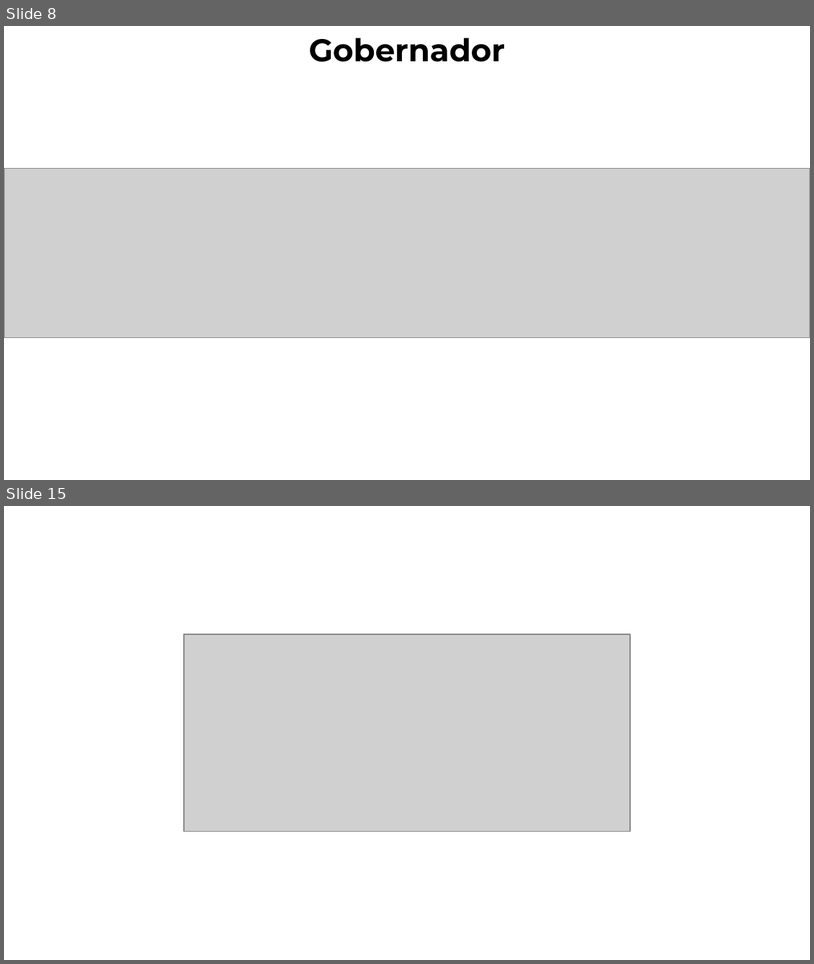
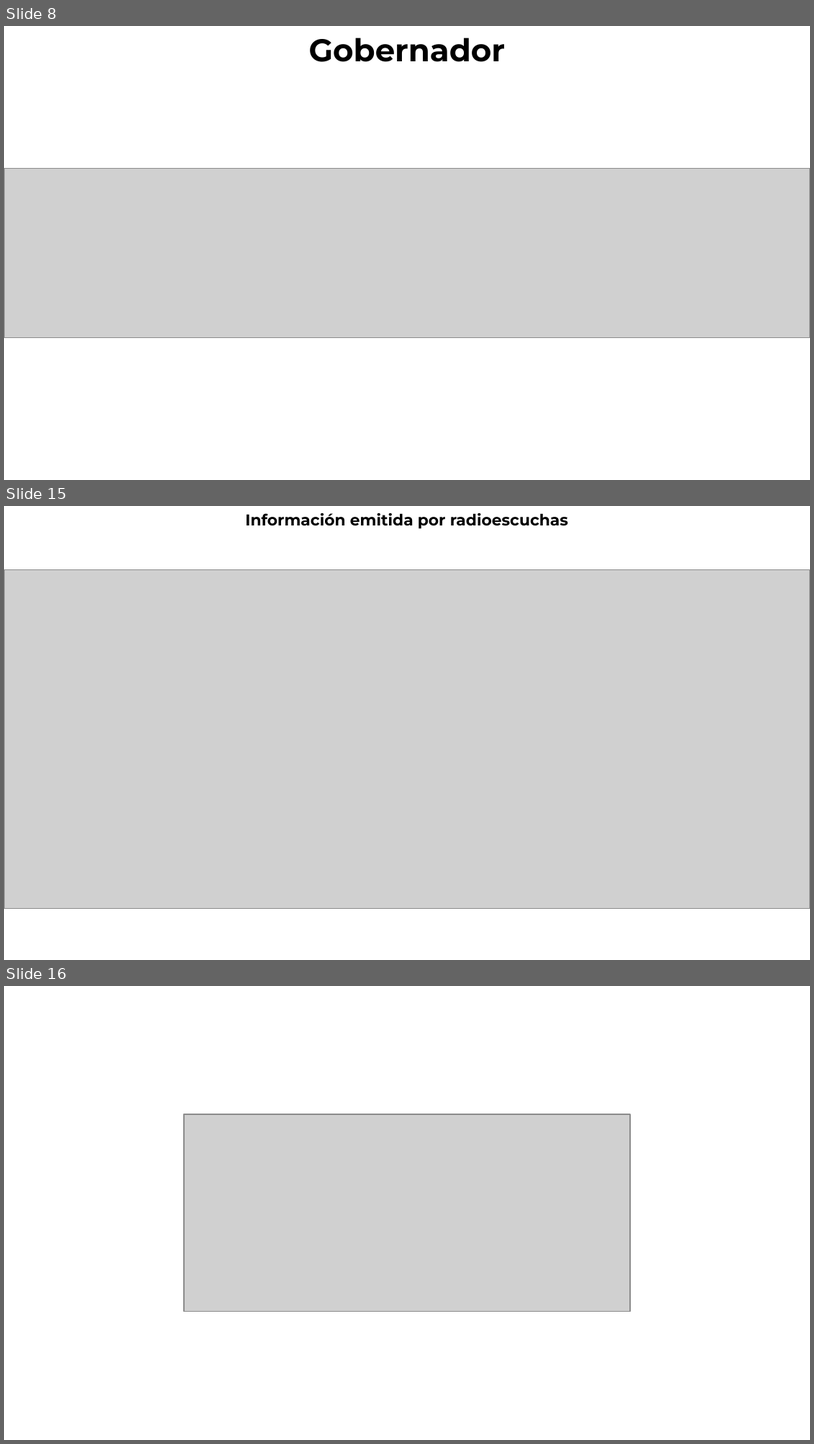
Before and after one commit to thelonious9/Reporteportadas, a slide deck: Reporte 210526.pptx. Shown one above the other, each under a label of ours: slides 8 and 15 before the commit, slides 8, 15 and 16 after it; the slides between them are not shown. The pictures are 814x964 and 814x1444 pixels, drawn with LibreOffice and Linux fonts; fonts in the diff are those of the drawing; grey boxes stand for pictures; background and template pictures are left out. Boxes give left, top, right and bottom in pixels: in the first picture for what was removed or moved away, otherwise in the second. Text is boxed around its words. In the diff, an @@ line names an element or a change of style, - is before the commit and + after.

```diff
--- a/Reporte 210526.pptx
+++ b/Reporte 210526.pptx
@@ slide 15 added at [4, 506, 810, 960], background #FFFFFF @@
@@ text added at [245, 513, 568, 529], 14 pt, text #000000, bold @@
+Información emitida por radioescuchas
@@ picture added at [4, 569, 810, 908] @@
@@ what was slide 15 is now slide 16 @@
```
Also in this commit, not shown: 6 slides changed, 1 other file.
